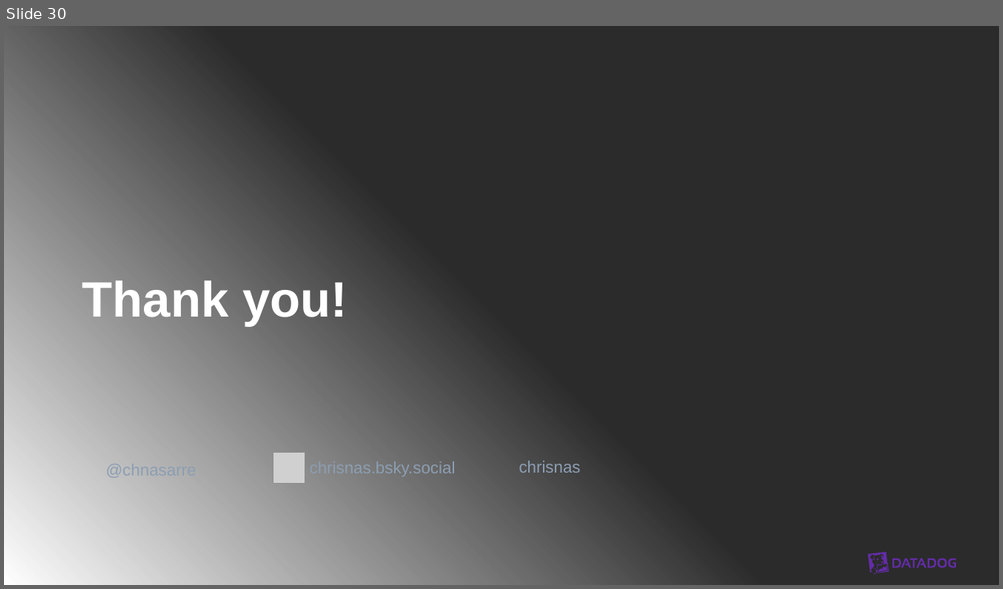
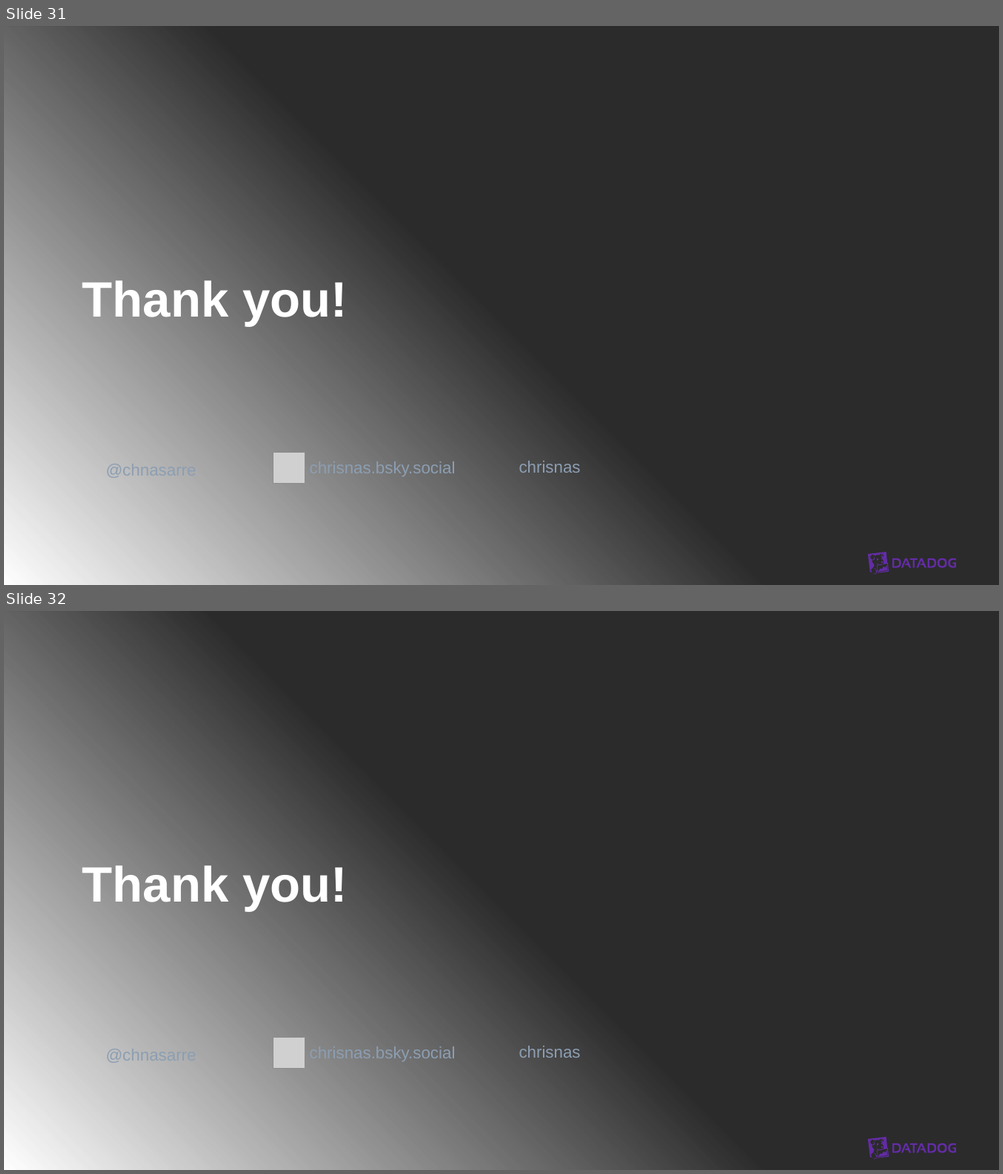
Before and after one commit to chrisnas/UpdateConferencePrague2026, a slide deck: HarnessSpy/Slides/HarnessSpy.pptx. Shown one above the other, each under a label of ours: slide 30 before the commit, slides 31 and 32 after it. The pictures are 1003x589 and 1003x1174 pixels, drawn with LibreOffice and Linux fonts; fonts in the diff are those of the drawing; grey boxes stand for pictures; background and template pictures are left out; a plain dark background stands for a picture behind light text. Boxes give left, top, right and bottom in pixels: in the first picture for what was removed or moved away, otherwise in the second. Text is boxed around its words. In the diff, an @@ line names an element or a change of style, - is before the commit and + after.

Commit message:
Update AI slides

```diff
--- a/HarnessSpy/Slides/HarnessSpy.pptx
+++ b/HarnessSpy/Slides/HarnessSpy.pptx
@@ slide 32 added at [4, 611, 999, 1170], background picture (left out); not listed: 2 template elements that a slide beside it also shows @@
@@ title added at [82, 866, 347, 911], 48 pt, text #FFFFFF, bold @@
+Thank you!
@@ text added at [106, 1046, 196, 1065], 16 pt, text #8C9EB2 @@
+@chnasarre
@@ picture added at [273, 1038, 304, 1068] @@
@@ text added at [310, 1047, 455, 1062], 16 pt, text #8C9EB2 @@
+chrisnas.bsky.social
@@ text added at [519, 1046, 580, 1058], 16 pt, text #8C9EB2 @@
+chrisnas
@@ what was slide 30 is now slide 31 @@
```
Also in this commit, not shown: 2 slides changed, 2 other slides added, 1 slide removed, 1 other file.
